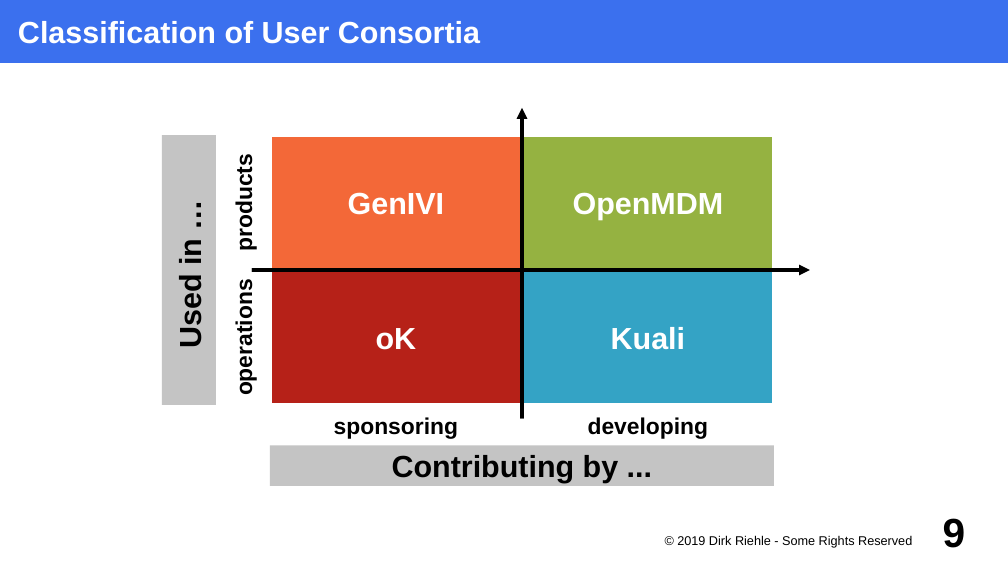
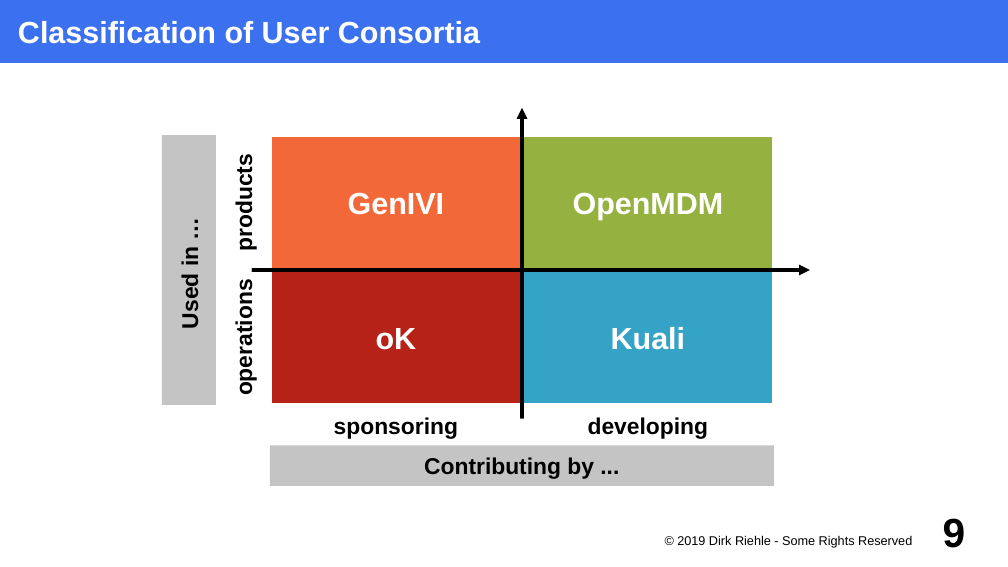
Before and after one commit to dirkriehle/foss-course, a slide deck: slide 9 of Lecture slides/FOSS C03 - User Consortia.odp. Drawn at 1008x567 pixels with LibreOffice and Linux fonts; fonts in the diff are those of the drawing. Boxes give left, top, right and bottom in pixels: in the first picture for what was removed or moved away, otherwise in the second. Text is boxed around its words. In the diff, an @@ line names an element or a change of style, - is before the commit and + after.

```diff
--- a/Lecture slides/FOSS C03 - User Consortia.odp
+++ b/Lecture slides/FOSS C03 - User Consortia.odp
@@ rectangle "Used in …" at (162,135,216,405): size 24 to 18 pt @@
@@ rectangle "Contributing by ..." at (270,445,774,486): size 24 to 18 pt @@
```
Also in this commit, not shown: 1 other slide changed, 5 other files.
